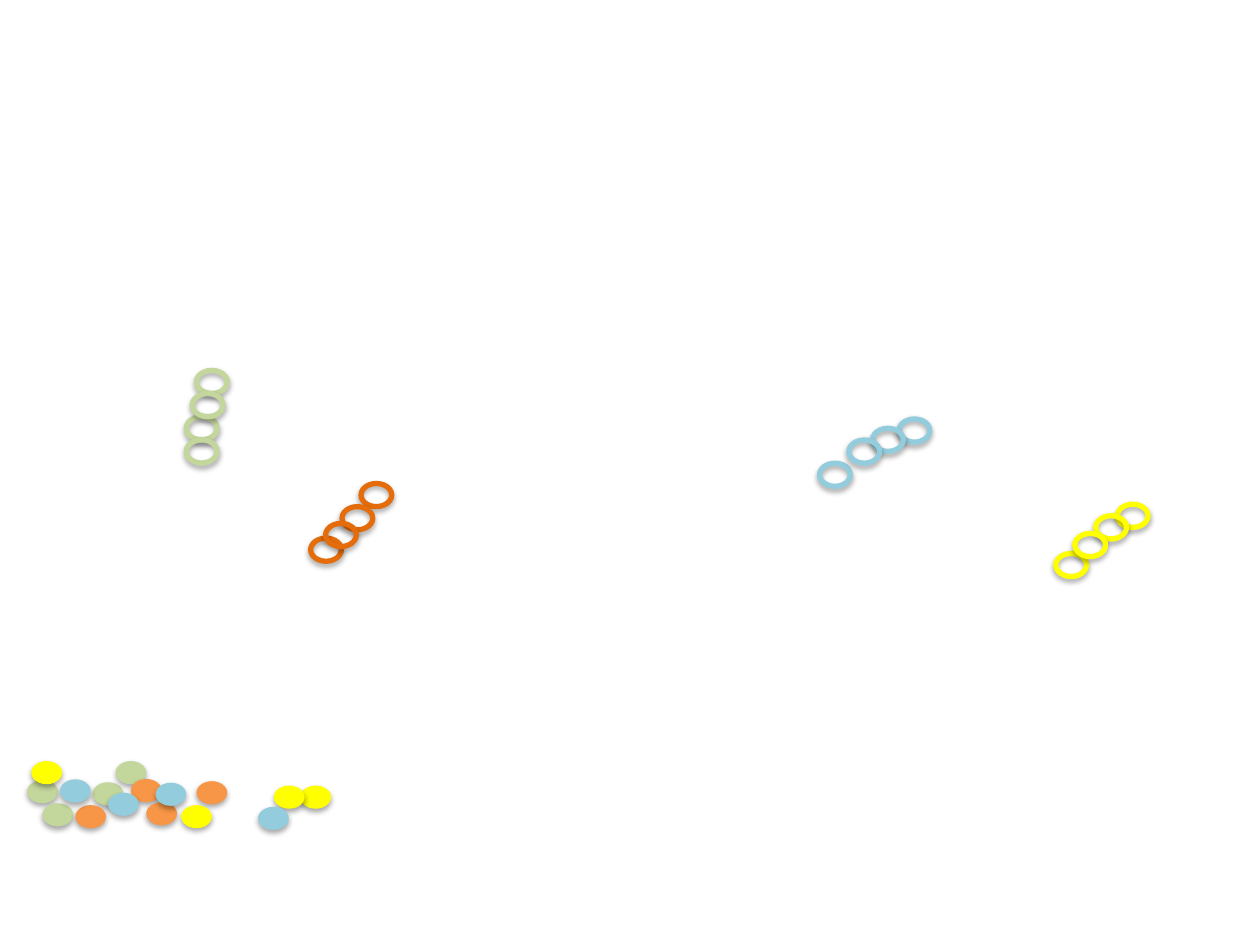
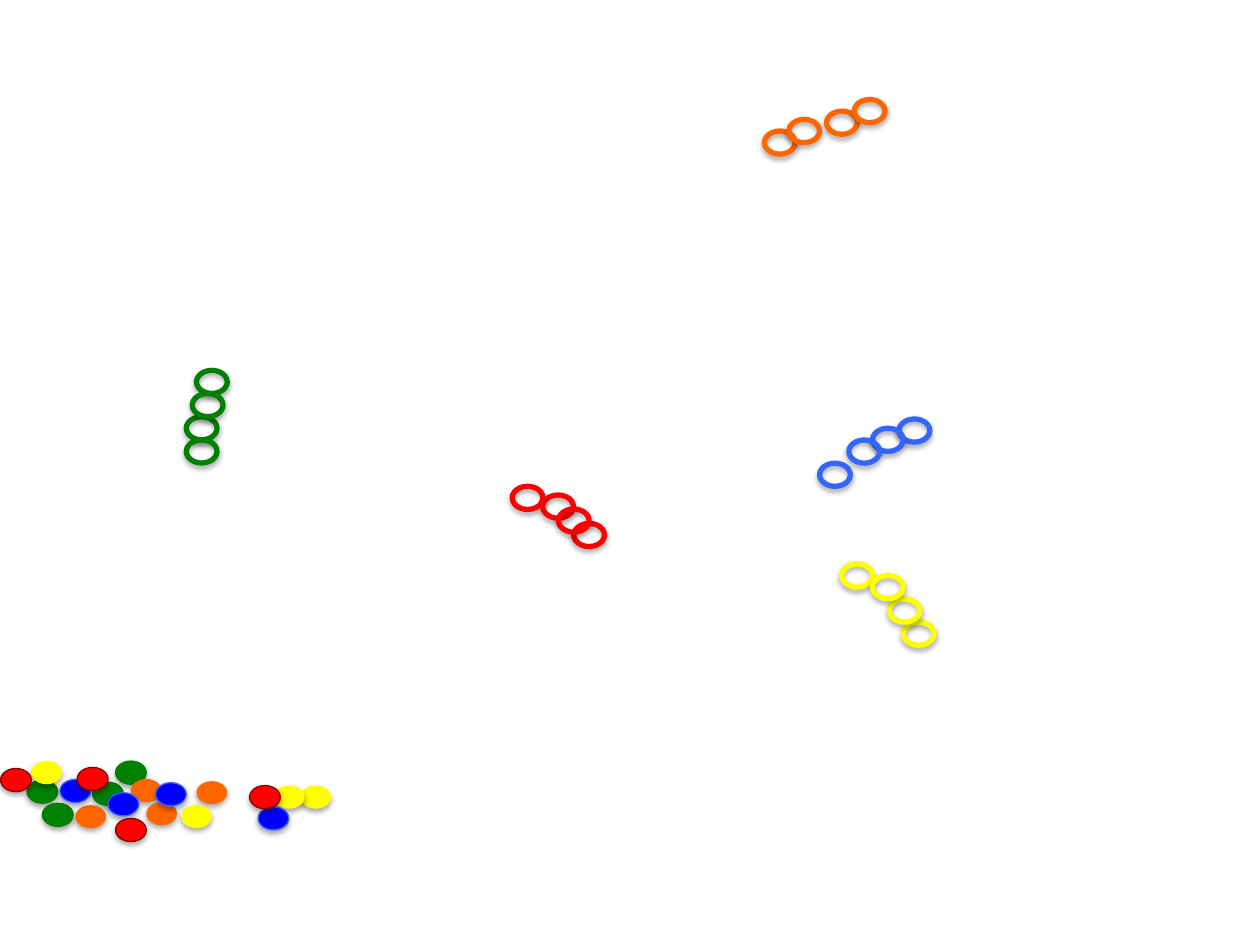
Before and after one commit to mable93wan/SwarmControlSandbox, a slide deck: slide 1 of papers/RSS2016/pictures/Leaf.pptx. Drawn at 1260x945 pixels with LibreOffice and Linux fonts; fonts in the diff are those of the drawing; background and template pictures are left out. Boxes give left, top, right and bottom in pixels: in the first picture for what was removed or moved away, otherwise in the second. Text is boxed around its words. In the diff, an @@ line names an element or a change of style, - is before the commit and + after.

```diff
--- a/papers/RSS2016/pictures/Leaf.pptx
+++ b/papers/RSS2016/pictures/Leaf.pptx
@@ ellipse: place and size @@
-ellipse at <box>362,484,392,507</box>
+ellipse at <box>827,111,857,134</box>
@@ ellipse: place and size @@
-ellipse at <box>341,507,372,529</box>
+ellipse at <box>854,100,885,122</box>
@@ ellipse: place and size @@
-ellipse at <box>311,538,341,561</box>
+ellipse at <box>765,131,795,154</box>
@@ outline #E46C0A 3 pt to #FF6600 3 pt in 4 elements at <box>827,111,857,134</box>, <box>765,131,795,154</box>, <box>854,100,885,122</box>, <box>789,120,819,142</box> @@
@@ ellipse: place and size @@
-ellipse at <box>325,523,355,546</box>
+ellipse at <box>789,120,819,142</box>
@@ outline #C3D69B 3 pt to #008000 3 pt in 4 elements at <box>197,370,227,393</box>, <box>186,417,217,440</box>, <box>193,393,223,416</box>, <box>186,440,217,462</box> @@
@@ outline #93CDDD 3 pt to #3366FF 3 pt in 4 elements at <box>900,420,930,442</box>, <box>820,464,850,486</box>, <box>873,428,903,451</box>, <box>849,440,879,462</box> @@
@@ ellipse added at <box>513,486,543,509</box>, outline #FF0000 3 pt @@
@@ ellipse added at <box>543,495,573,518</box>, outline #FF0000 3 pt @@
@@ ellipse added at <box>558,509,588,532</box>, outline #FF0000 3 pt @@
@@ ellipse added at <box>573,523,604,546</box>, outline #FF0000 3 pt @@
@@ ellipse: place and size @@
-ellipse at <box>1056,553,1086,576</box>
+ellipse at <box>842,564,872,587</box>
@@ ellipse: place and size @@
-ellipse at <box>1075,533,1105,556</box>
+ellipse at <box>873,576,903,598</box>
@@ ellipse: place and size @@
-ellipse at <box>1096,515,1126,538</box>
+ellipse at <box>890,598,920,621</box>
@@ ellipse: place and size @@
-ellipse at <box>1118,504,1148,527</box>
+ellipse at <box>903,622,934,645</box>
@@ ellipse added at <box>0,769,30,791</box>, fill #FF0000, outline #800000 0.75 pt @@
@@ ellipse added at <box>77,767,107,790</box>, fill #FF0000, outline #800000 0.75 pt @@
@@ fill #C3D69B to #008000; outline none to #008000 0.75 pt in 4 elements at <box>93,782,123,805</box>, <box>26,780,57,803</box>, <box>116,761,146,784</box>, <box>43,803,73,825</box> @@
@@ fill #93CDDD to #0000FF; outline none to #3366FF 0.75 pt in 4 elements at <box>258,806,289,829</box>, <box>155,782,185,805</box>, <box>60,780,91,803</box>, <box>108,793,139,815</box> @@
@@ fill #F79646 to #FF6600 in 4 elements at <box>197,781,227,804</box>, <box>131,779,161,801</box>, <box>76,805,106,828</box>, <box>146,803,176,825</box> @@
@@ ellipse added at <box>249,785,280,808</box>, fill #FF0000, outline #800000 0.75 pt @@
@@ ellipse added at <box>116,819,146,842</box>, fill #FF0000, outline #800000 0.75 pt @@
```
Also in this commit, not shown: 25 other files.
